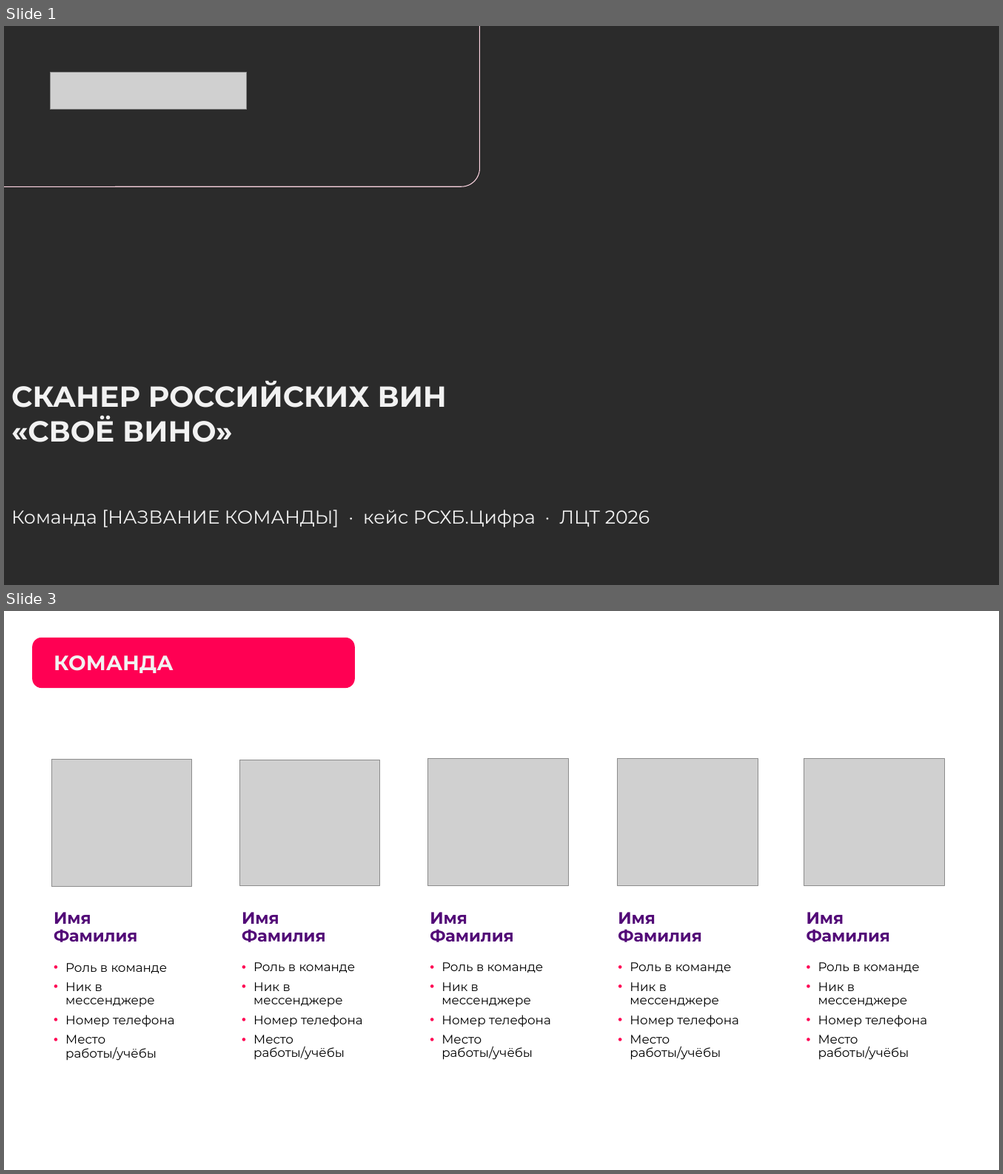
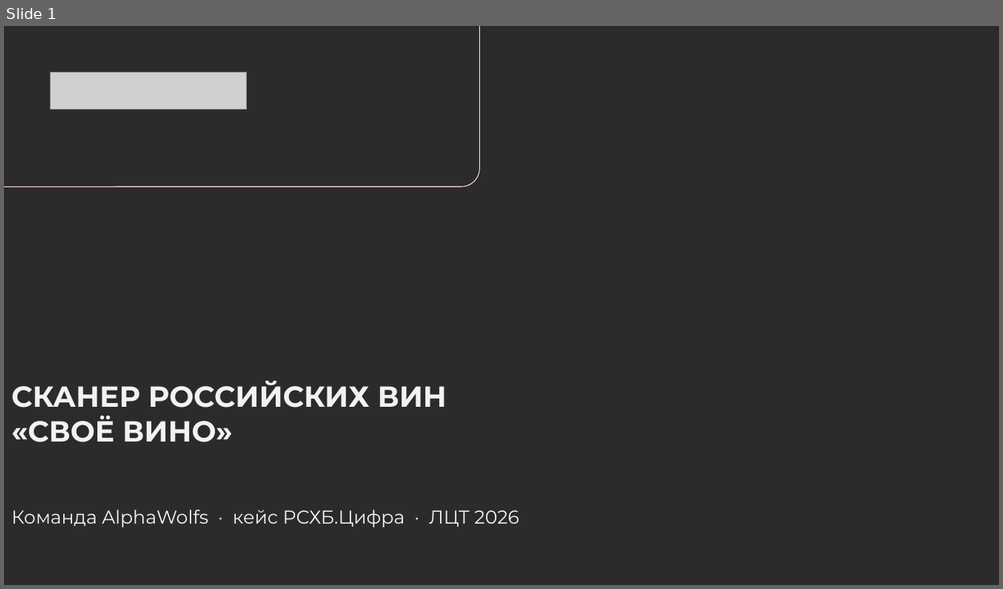
Before and after one commit to AlexGvr/rus_vines, a slide deck: ЛЦТ2026 Сканер российских вин.pptx. Shown one above the other, each under a label of ours: slides 1 and 3 before the commit, slide 1 after it; the slides between them are not shown. The pictures are 1003x1174 and 1003x589 pixels, drawn with LibreOffice and Linux fonts; fonts in the diff are those of the drawing; grey boxes stand for pictures; background and template pictures are left out; a plain dark background stands for a picture behind light text. Boxes give left, top, right and bottom in pixels: in the first picture for what was removed or moved away, otherwise in the second. Text is boxed around its words. In the diff, an @@ line names an element or a change of style, - is before the commit and + after.

```diff
--- a/ЛЦТ2026 Сканер российских вин.pptx
+++ b/ЛЦТ2026 Сканер российских вин.pptx
@@ slide 3 removed at [4,611,999,1170], background picture (left out) @@
@@ rounded rectangle removed at [32,638,355,689] @@
@@ title removed at [54,655,173,673] @@
-КОМАНДА
@@ rounded rectangle removed at [32,735,211,1130] @@
@@ rounded rectangle removed at [408,735,587,1130] @@
@@ rounded rectangle removed at [597,735,776,1130] @@
@@ rounded rectangle removed at [785,735,964,1130] @@
@@ picture removed at [52,760,192,887] @@
@@ picture removed at [240,760,380,886] @@
@@ picture removed at [428,759,568,886] @@
@@ picture removed at [617,759,757,886] @@
@@ picture removed at [804,759,944,886] @@
@@ text removed at [54,912,137,943] @@
-Имя Фамилия
@@ text removed at [242,912,325,943] @@
-Имя Фамилия
@@ text removed at [430,912,513,943] @@
-Имя Фамилия
@@ text removed at [617,912,701,943] @@
-Имя Фамилия
@@ text removed at [806,912,890,943] @@
-Имя Фамилия
@@ text removed at [65,963,175,1061] @@
-• Роль в команде
-• Ник в мессенджере
-• Номер телефона
-• Место работы/учёбы
@@ text removed at [253,963,363,1060] @@
-• Роль в команде
-• Ник в мессенджере
-• Номер телефона
-• Место работы/учёбы
@@ text removed at [441,963,551,1060] @@
-• Роль в команде
-• Ник в мессенджере
-• Номер телефона
-• Место работы/учёбы
@@ text removed at [629,963,739,1060] @@
-• Роль в команде
-• Ник в мессенджере
-• Номер телефона
-• Место работы/учёбы
@@ text removed at [818,963,928,1060] @@
-• Роль в команде
-• Ник в мессенджере
-• Номер телефона
-• Место работы/учёбы
@@ page number removed at [935,1130,981,1159] @@
-3
@@ slide 1 changed as well @@
@@ text at [11,510,519,528]: text changed @@
-Команда [НАЗВАНИЕ КОМАНДЫ] · кейс РСХБ.Цифра · ЛЦТ 2026
+Команда AlphaWolfs · кейс РСХБ.Цифра · ЛЦТ 2026
```
Also in this commit, not shown: 9 other slides changed, 7 slides added, 6 other slides removed, 3 other files.
